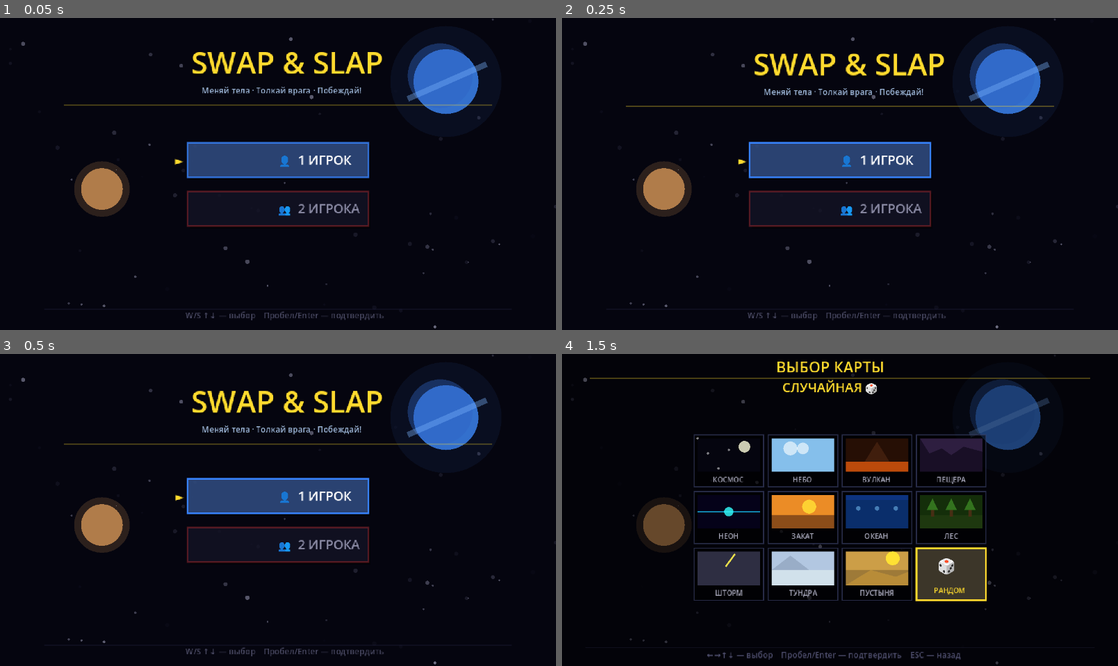
Above: before the commit, frames 1-4 (two rows, left to right).
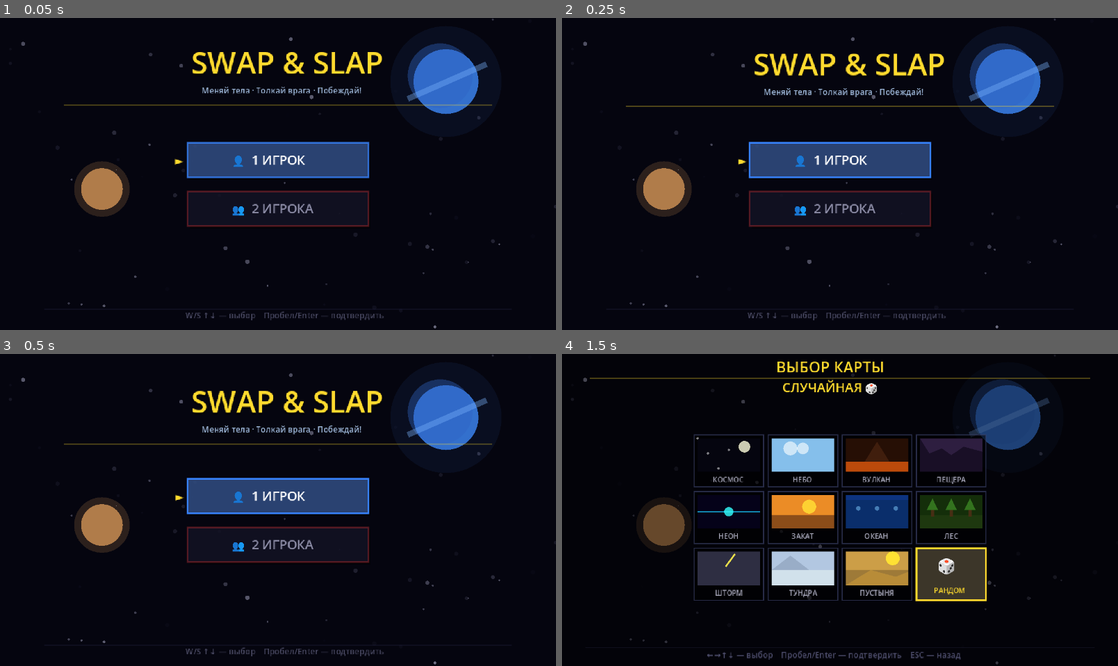
Above: after the commit, the same moments.

Repository: kkeefi/Swap-slap
Game: Godot game, scene res://Game.tscn
The game is run twice, just before and just after one commit, with the same random seed, the same clock (stepped at 60 frames per second) and the same inputs.
Inputs:
- Up to frame 1 (0.05 s): no input
- Up to frame 2 (0.25 s): no input
- Up to frame 3 (0.5 s): no input
- Up to frame 4 (1.5 s): tap Enter (p2_swap) at 0.5, 1.35 s; hold D 0.53-1.28 s; tap E (p1_swap) at 0.6 s; tap Space at 0.77 s; hold S from 1.28 s (still down)

The runs differ from the first frame. In frame 1, 0.7% of the frame differs, in the area x 41-65%, y 44-64%; in frame 2, 0.7%; in frame 3, 0.7%; in frame 4, nothing differs.

Commit message:
fix(renderer): fix formatting of players

Diff:
--- a/scripts/renderer.gd
+++ b/scripts/renderer.gd
@@ -59,7 +59,7 @@
 		c.draw_rect(Rect2(bx,by_,bw,bh), Color(0.18,0.28,0.48,0.92) if sel else Color(0.07,0.07,0.14,0.88))
 		var bc : Color = btns[i][1] as Color
 		c.draw_rect(Rect2(bx,by_,bw,bh), Color(bc.r,bc.g,bc.b, 0.72+abs(sin(blink*4))*0.28 if sel else 0.30), false, 1.5)
-		c.draw_string(font, Vector2(VW/2, by_+19),
+		c.draw_string(font, Vector2(VW/2 - 40, by_+19),
 					  btns[i][0] as String, HORIZONTAL_ALIGNMENT_CENTER, -1, 11,
 					  Color.WHITE if sel else Color(0.55,0.55,0.65))
 		if sel:
